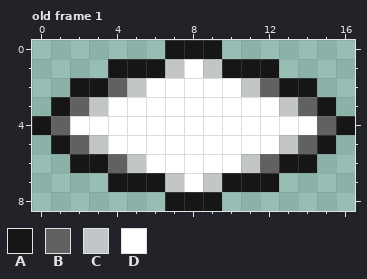
File history of a pixel-art file, Assets/img/petal.ase. This is how it looked before the edit.
17x9 pixels, 1 frame. Colours within 5 levels of each other are drawn and written as one. Shown: old frame 1. The commit also changed other frames, which this record leaves out.
Palette (. is transparent): A #161616  B #616161  C #c2c6c6  D #ffffff
Pixels before, old frame 1, first column x 0:
0 .......AAA.......
1 ....AAACDCAAA....
2 ..AABCDDDDDCBAA..
3 .ABCDDDDDDDDDCBA.
4 ABDDDDDDDDDDDDDBA
5 .ABCDDDDDDDDDCBA.
6 ..AABCDDDDDCBAA..
7 ....AAACDCAAA....
8 .......AAA.......
And afterwards:
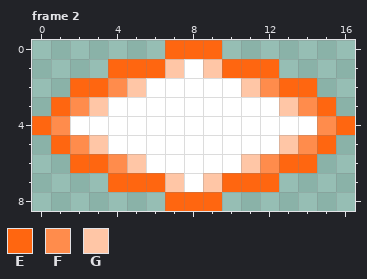
Colours new in this view: E #ff6610  F #ff8c4c  G #ffc6a6
A new or re-ordered frame is compared with the old frame closest to it.
Diff:
frames 1 -> 14
layer "petal_o" added
layer "Layer 1" removed
Changed rows in their new state; - is an unchanged pixel.
Frame 2 is new; against old frame 1, layer "petal_o":
first column x 0:
0 -------EEE-------
1 ----EEEG-GEEE----
2 --EEFG-----GFEE--
3 -EFG---------GFE-
4 EF-------------FE
5 -EFG---------GFE-
6 --EEFG-----GFEE--
7 ----EEEG-GEEE----
8 -------EEE-------
Pixel boxes of the changes (left, top, right, bottom) in both pictures:
changed: (32, 40, 355, 211)
